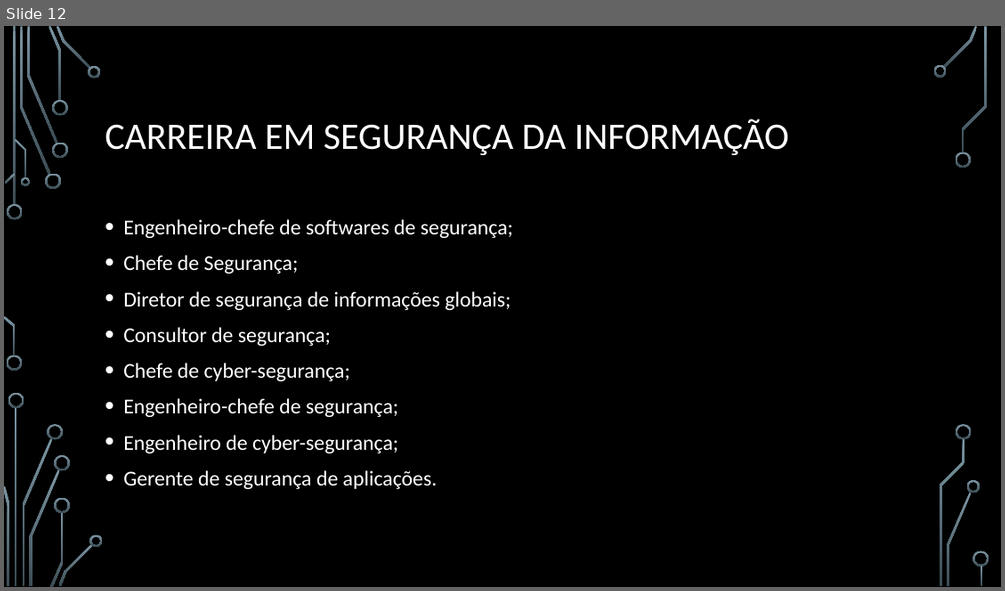
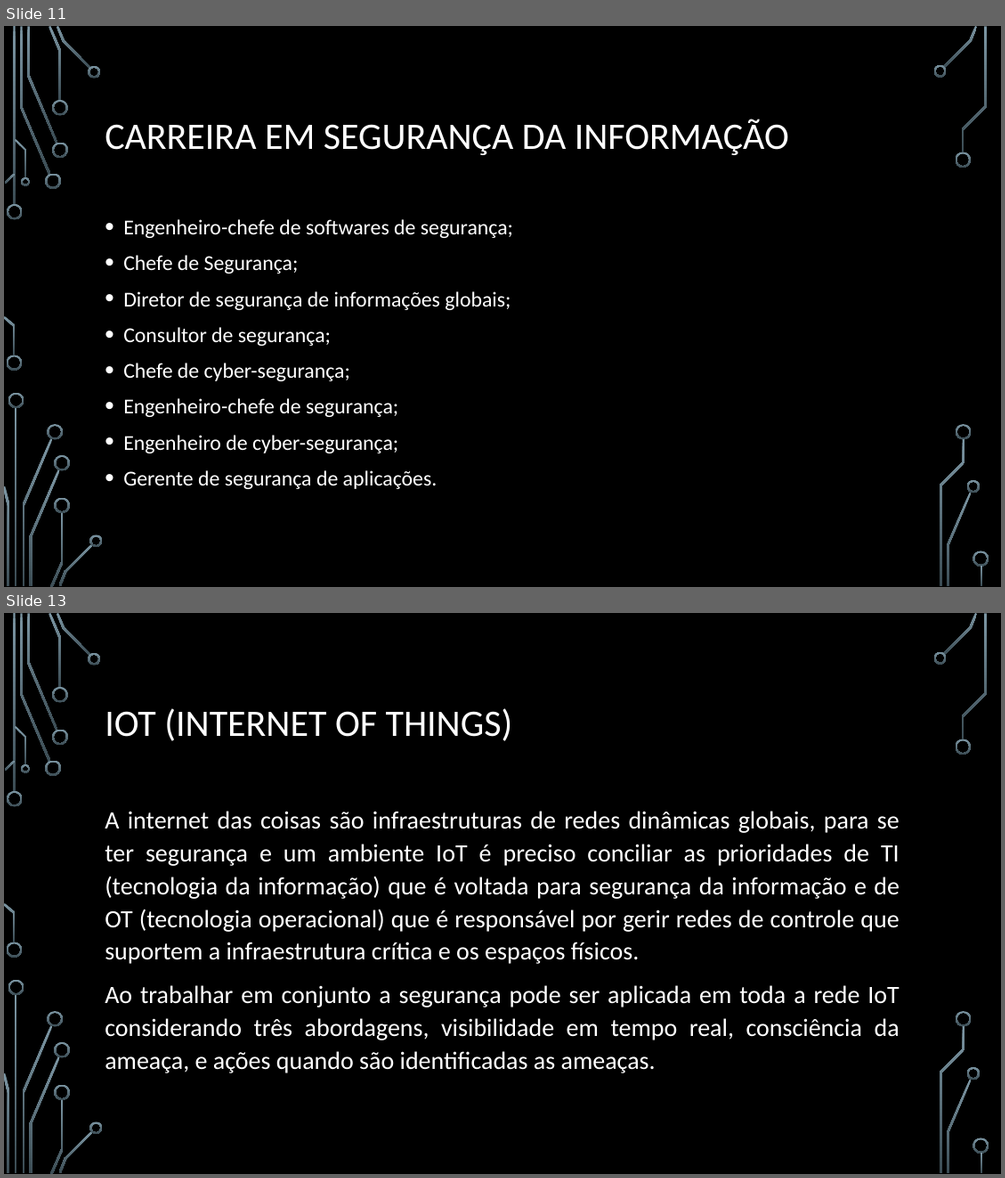
Before and after one commit to webbester/RodrigodAnjos, a slide deck: PI - Seg de Software/information_security.pptx. Shown one above the other, each under a label of ours: slide 12 before the commit, slides 11 and 13 after it; the slides between them are not shown. The pictures are 1005x591 and 1005x1178 pixels, drawn with LibreOffice and Linux fonts; fonts in the diff are those of the drawing; background and template pictures are left out. Boxes give left, top, right and bottom in pixels: in the first picture for what was removed or moved away, otherwise in the second. Text is boxed around its words. In the diff, an @@ line names an element or a change of style, - is before the commit and + after.

```diff
--- a/PI - Seg de Software/information_security.pptx
+++ b/PI - Seg de Software/information_security.pptx
@@ slide 13 added at bbox=[4, 613, 1001, 1174], background picture (left out); not listed: 36 template elements that a slide beside it also shows @@
@@ title added at bbox=[105, 708, 513, 741], 36 pt, text #FFFFFF @@
+IOT (INTERNET OF THINGS)
@@ text added at bbox=[105, 811, 899, 1073], 24 pt, text #FFFFFF @@
+A internet das coisas são infraestruturas de redes dinâmicas globais, para se ter segurança e um ambiente IoT é preciso conciliar as prioridades de TI (tecnologia da informação) que é voltada para segurança da informação e de OT (tecnologia operacional) que é responsável por gerir redes de controle que suportem a infraestrutura crítica e os espaços físicos.
+Ao trabalhar em conjunto a segurança pode ser aplicada em toda a rede IoT considerando três abordagens, visibilidade em tempo real, consciência da ameaça, e ações quando são identificadas as ameaças.
@@ what was slide 12 is now slide 11 @@
```
Also in this commit, not shown: 3 slides changed, 10 other slides added, 1 slide removed, 4 other files.
